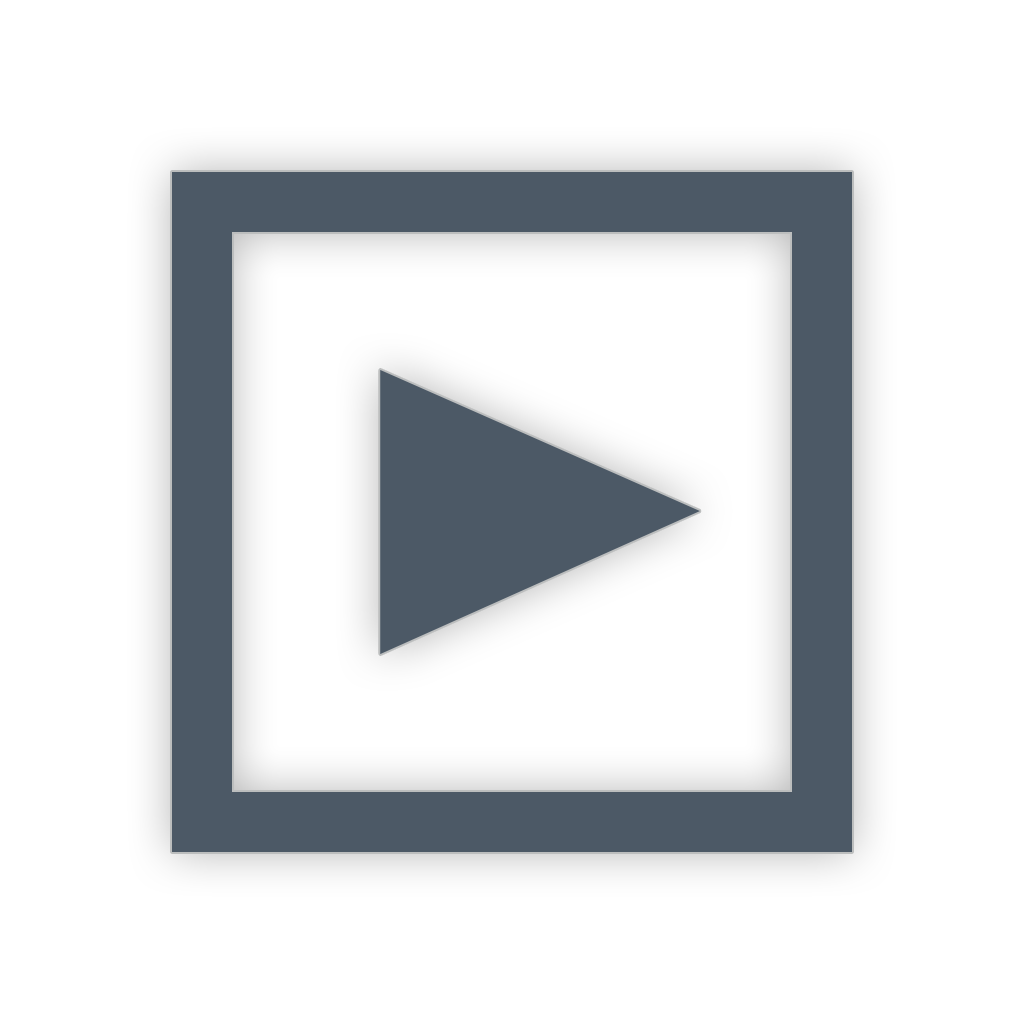
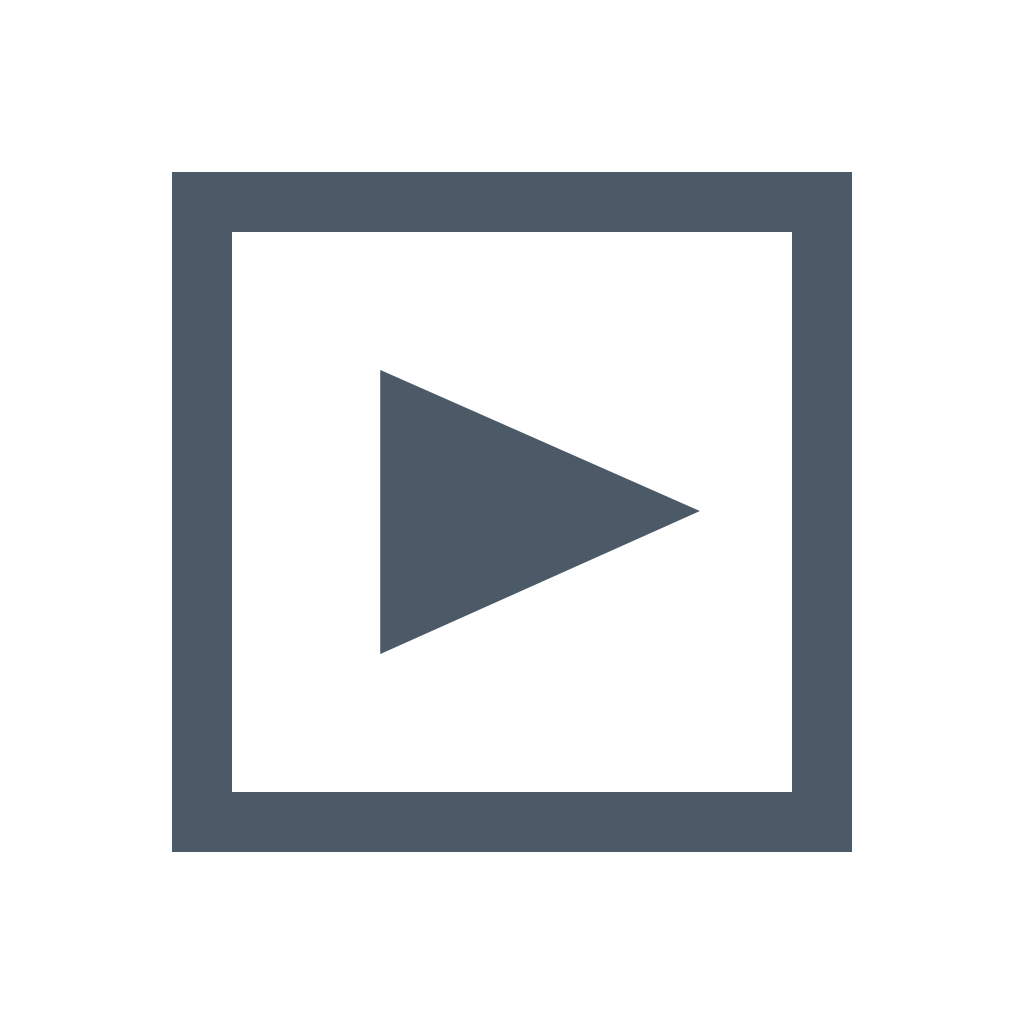
Layer changes from the first 1024 × 1024 image to the second:
pixels changed over [135, 135, 889, 889] (layer not identified)
